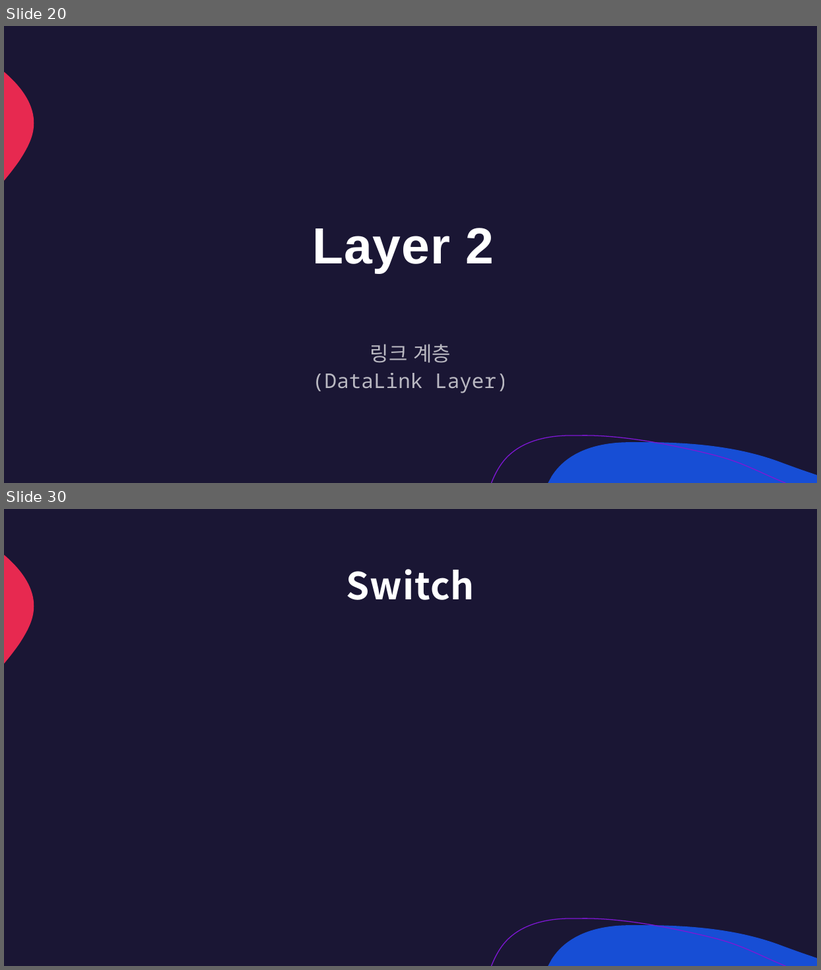
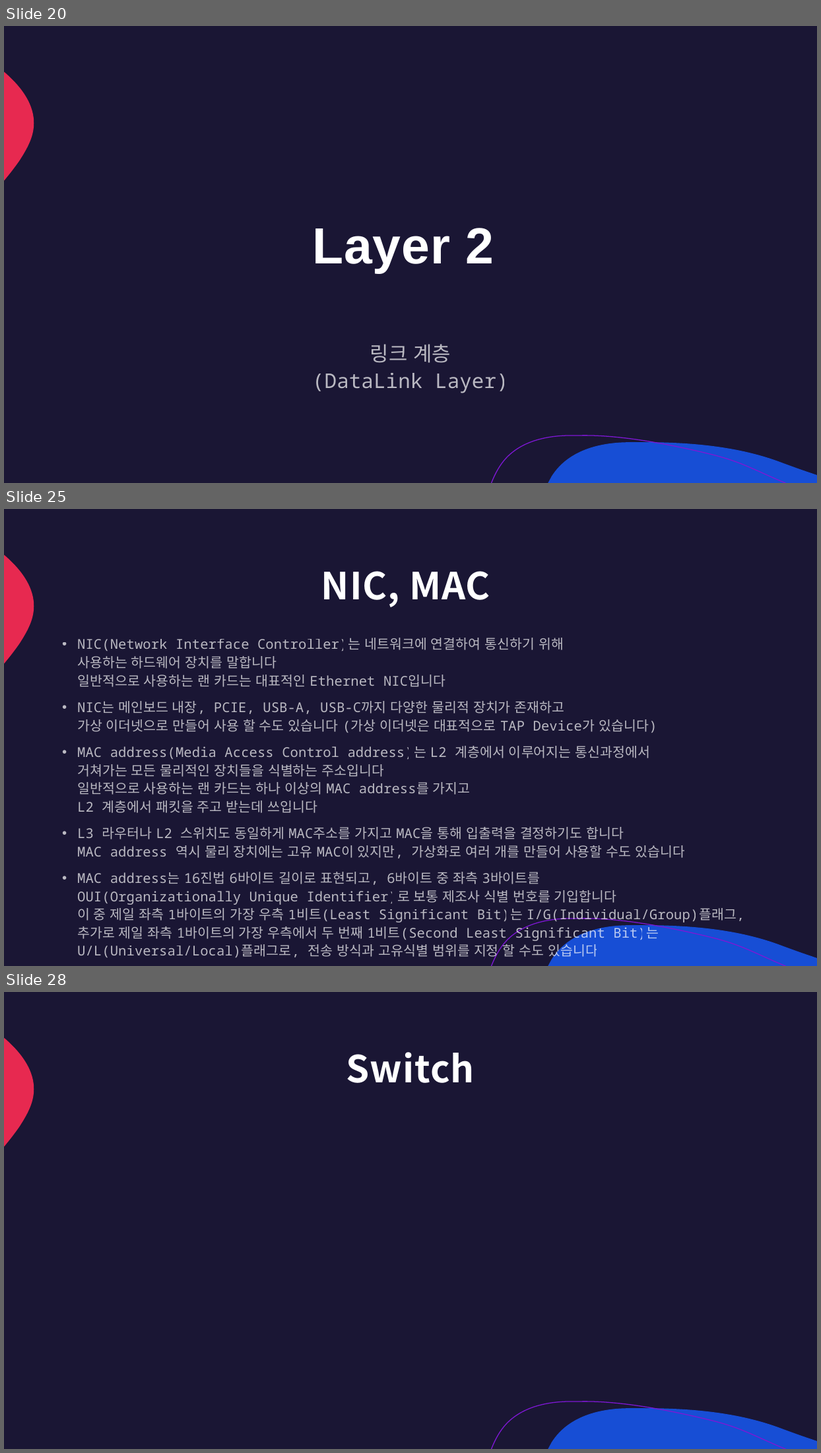
Before and after one commit to lumen4723/2024_network, a slide deck: 3.pptx. Shown one above the other, each under a label of ours: slides 20 and 30 before the commit, slides 20, 25 and 28 after it; the slides between them are not shown. The pictures are 821x970 and 821x1453 pixels, drawn with LibreOffice and Linux fonts; fonts in the diff are those of the drawing. Boxes give left, top, right and bottom in pixels: in the first picture for what was removed or moved away, otherwise in the second. Text is boxed around its words. In the diff, an @@ line names an element or a change of style, - is before the commit and + after.

```diff
--- a/3.pptx
+++ b/3.pptx
@@ slide 25 added at [4, 509, 817, 966], background #1A1634; not listed: 3 template elements that a slide beside it also shows @@
@@ title added at [321, 571, 490, 607], 44 pt, text #FFFFFF, bold @@
+NIC, MAC
@@ text added at [77, 638, 745, 960], 16 pt, text #FFFFFF at 70% opacity @@
+• NIC(Network Interface Controller)는 네트워크에 연결하여 통신하기 위해
+  사용하는 하드웨어 장치를 말합니다
+  일반적으로 사용하는 랜 카드는 대표적인 Ethernet NIC입니다
+• NIC는 메인보드 내장, PCIE, USB-A, USB-C까지 다양한 물리적 장치가 존재하고
+  가상 이더넷으로 만들어 사용 할 수도 있습니다 (가상 이더넷은 대표적으로 TAP Device가 있습니다)
+• MAC address(Media Access Control address)는 L2 계층에서 이루어지는 통신과정에서
+  거쳐가는 모든 물리적인 장치들을 식별하는 주소입니다
+  일반적으로 사용하는 랜 카드는 하나 이상의 MAC address를 가지고
+  L2 계층에서 패킷을 주고 받는데 쓰입니다
+• L3 라우터나 L2 스위치도 동일하게 MAC주소를 가지고 MAC을 통해 입출력을 결정하기도 합니다
+  MAC address 역시 물리 장치에는 고유 MAC이 있지만, 가상화로 여러 개를 만들어 사용할 수도 있습니다
+• MAC address는 16진법 6바이트 길이로 표현되고, 6바이트 중 좌측 3바이트를
+  OUI(Organizationally Unique Identifier)로 보통 제조사 식별 번호를 기입합니다
+  이 중 제일 좌측 1바이트의 가장 우측 1비트(Least Significant Bit)는 I/G(Individual/Group)플래그,
+  추가로 제일 좌측 1바이트의 가장 우측에서 두 번째 1비트(Second Least Significant Bit)는
+  U/L(Universal/Local)플래그로, 전송 방식과 고유식별 범위를 지정 할 수도 있습니다
@@ what was slide 30 is now slide 28 @@
```
Also in this commit, not shown: 11 slides changed, 7 other slides added, 10 slides removed, 1 other file.
